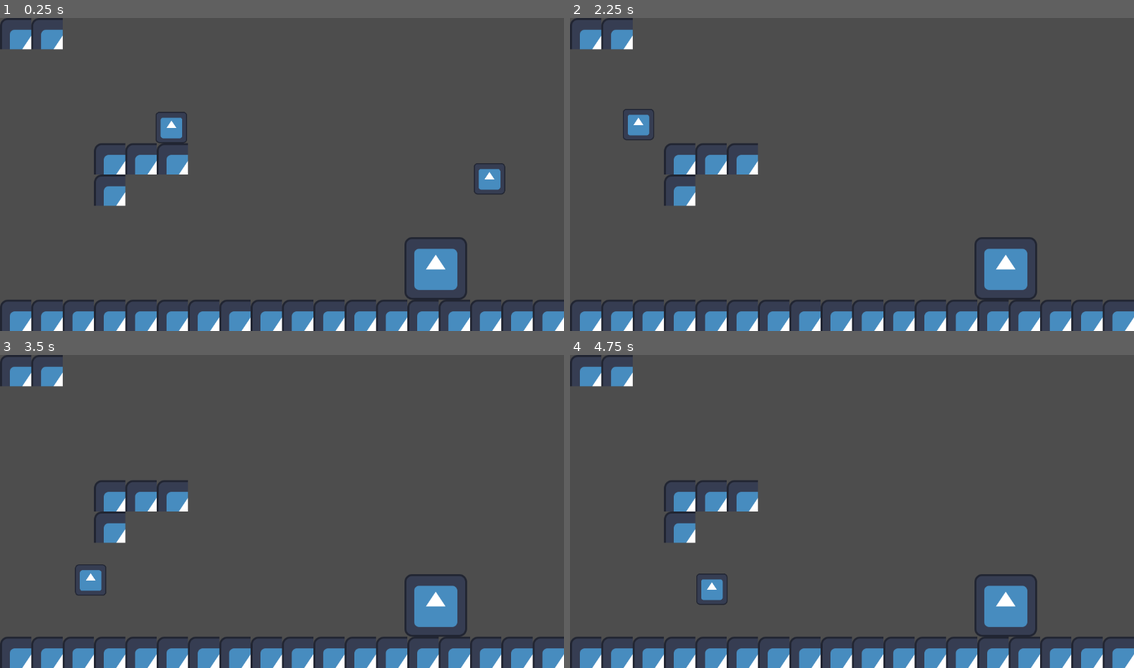
Above: before the commit, frames 1-4 (two rows, left to right).
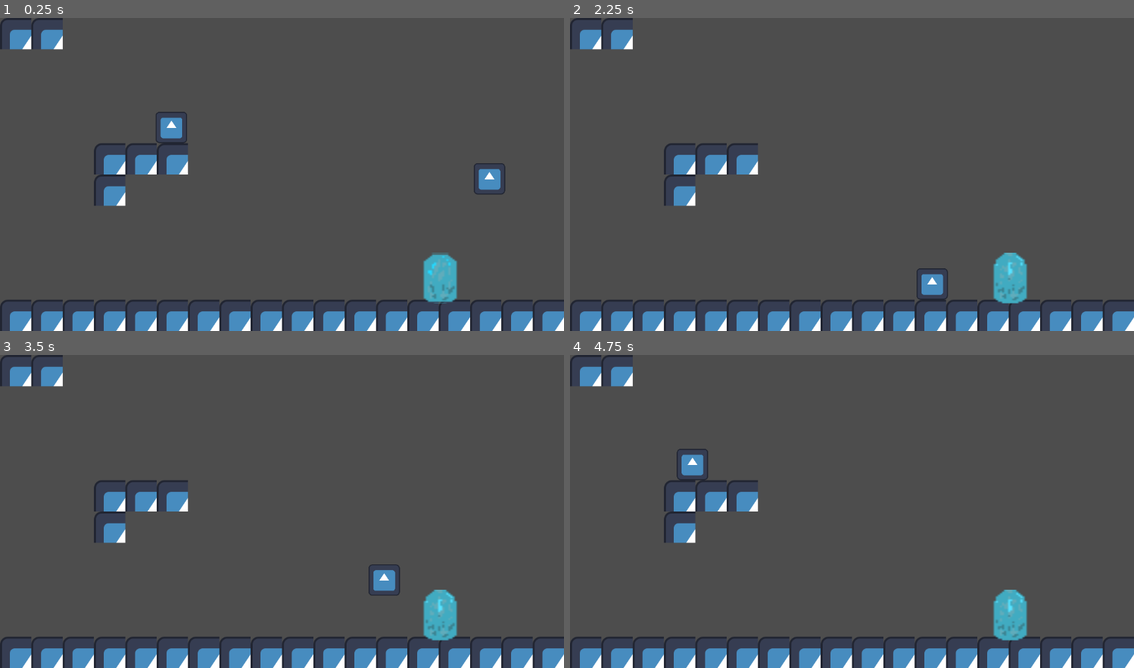
Above: after the commit, the same moments.

Repository: piksalchaos/Dreaming-Divergence
Game: Godot game, scene res://scenes/test_level.tscn
The game is run twice, just before and just after one commit, with the same random seed, the same clock (stepped at 60 frames per second) and the same inputs. This scene is started directly instead of the project's main scene. The engine's default icon, where the game draws it, is replaced by a stand-in: a white triangle on a blue panel in a dark square.
Inputs:
- Up to frame 1 (0.25 s): no input
- Up to frame 2 (2.25 s): hold D (move_right) 0.53-2.03 s; tap Space (move_jump) at 0.77, 1.52 s; hold A (move_left) from 2.03 s (still down)
- Up to frame 3 (3.5 s): release A (move_left) at 2.78 s; hold D (move_right) from 2.78 s (still down); tap Space (move_jump) at 3.02 s
- Up to frame 4 (4.75 s): tap Space (move_jump) at 3.77, 4.52 s; release D (move_right) at 4.28 s; hold A (move_left) from 4.28 s (still down)

The runs differ from the first frame. In frame 1, 1.4% of the frame differs, in the area x 71-83%, y 70-92%; in frame 2, 2.1%; in frame 3, 2.1%; in frame 4, 2.1%, in the area x 18-83%, y 29-92%.

Commit message:
change in portal sprite!

Diff:
--- a/portal.gd
+++ b/portal.gd
@@ -5,6 +5,5 @@
 func _on_body_entered(body: Node2D) -> void:
 	if body is not Player:
 		return
-	print("Portal")
 	body.global_position = teleport_position
 	pass # Replace with function body.
--- a/scenes/portal.tscn
+++ b/scenes/portal.tscn
@@ -1,20 +1,55 @@
-[gd_scene load_steps=4 format=3 uid="uid://chmpklgegy66a"]
+[gd_scene load_steps=8 format=3 uid="uid://chmpklgegy66a"]
 
 [ext_resource type="Script" path="res://portal.gd" id="1_c55g8"]
-[ext_resource type="Texture2D" uid="uid://dn6628dggx1f6" path="res://icon.svg" id="2_liw6w"]
+[ext_resource type="Texture2D" uid="uid://oa0jjbapsay8" path="res://sprites/New Piskel (1).png" id="2_apkxb"]
 
-[sub_resource type="CircleShape2D" id="CircleShape2D_wic03"]
-radius = 64.0
+[sub_resource type="AtlasTexture" id="AtlasTexture_ouubm"]
+atlas = ExtResource("2_apkxb")
+region = Rect2(0, 0, 32, 32)
+
+[sub_resource type="AtlasTexture" id="AtlasTexture_xinjm"]
+atlas = ExtResource("2_apkxb")
+region = Rect2(0, 32, 32, 32)
+
+[sub_resource type="AtlasTexture" id="AtlasTexture_s5m5w"]
+atlas = ExtResource("2_apkxb")
+region = Rect2(0, 64, 32, 32)
+
+[sub_resource type="SpriteFrames" id="SpriteFrames_siiwo"]
+animations = [{
+"frames": [{
+"duration": 1.0,
+"texture": SubResource("AtlasTexture_ouubm")
+}, {
+"duration": 1.0,
+"texture": SubResource("AtlasTexture_xinjm")
+}, {
+"duration": 1.0,
+"texture": SubResource("AtlasTexture_s5m5w")
+}],
+"loop": true,
+"name": &"default",
+"speed": 7.0
+}]
+
+[sub_resource type="CapsuleShape2D" id="CapsuleShape2D_nykfq"]
+radius = 36.0
+height = 110.0
 
 [node name="Portal" type="Area2D"]
 script = ExtResource("1_c55g8")
 teleport_position = Vector2(200, 200)
 
-[node name="Sprite2D" type="Sprite2D" parent="."]
-texture = ExtResource("2_liw6w")
+[node name="portalSprite" type="AnimatedSprite2D" parent="."]
+position = Vector2(2, -1)
+scale = Vector2(4.19126, 3.21892)
+sprite_frames = SubResource("SpriteFrames_siiwo")
+autoplay = "default"
+frame_progress = 0.00572931
 
 [node name="CollisionShape2D" type="CollisionShape2D" parent="."]
-shape = SubResource("CircleShape2D_wic03")
-debug_color = Color(0.783575, 0.400389, 0.455178, 0.42)
+position = Vector2(5, 0)
+shape = SubResource("CapsuleShape2D_nykfq")
+debug_color = Color(0.819954, 0.360367, 0.480192, 0.42)
 
 [connection signal="body_entered" from="." to="." method="_on_body_entered"]
--- a/scenes/test_level.tscn
+++ b/scenes/test_level.tscn
@@ -15,4 +15,4 @@
 position = Vector2(1000, 300)
 
 [node name="Portal" parent="." instance=ExtResource("3_3ttsd")]
-position = Vector2(890, 512)
+position = Vector2(893, 533)
Binary file added: sprites/New Piskel (1).png
Not shown, added: sprites/New Piskel (1).png.import
